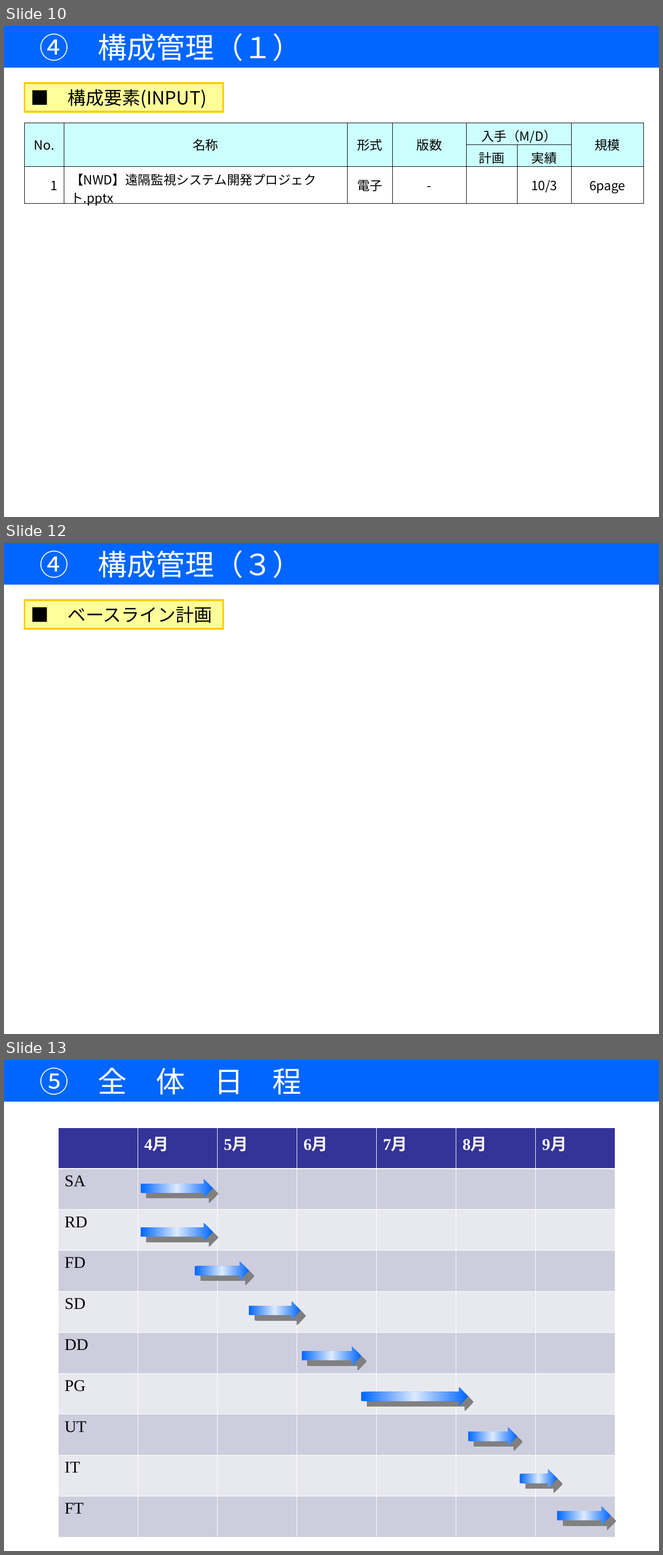
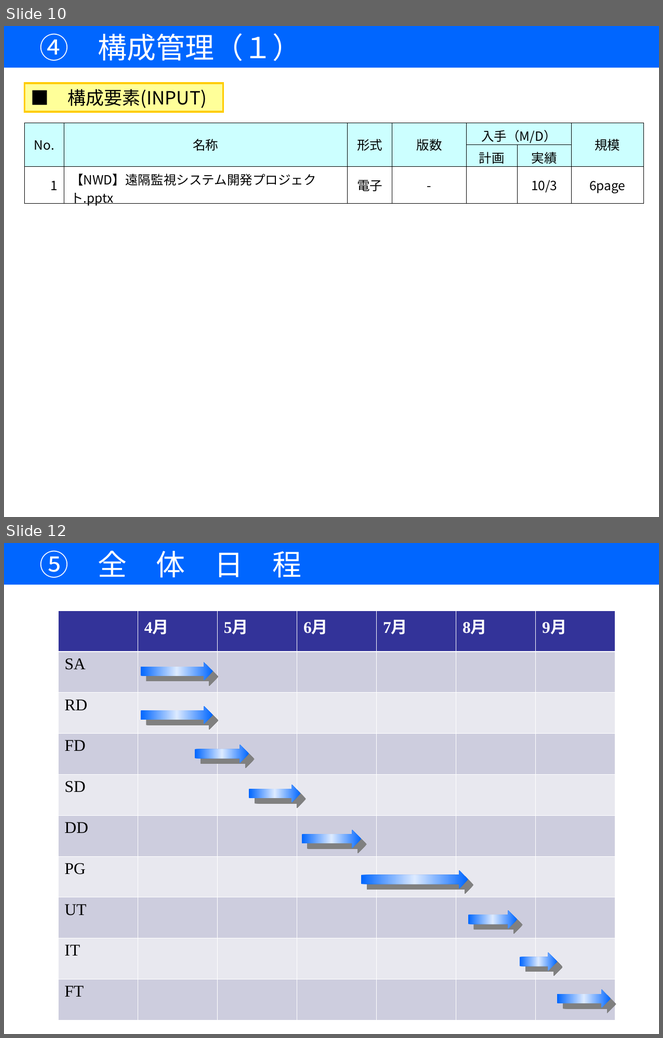
Before and after one commit to 7057547/RemoteMonitoringSystem, a slide deck: DOC/05作成資料/00開発計画書/【遠隔監視システム開発】開発計画書.ppt. Shown one above the other, each under a label of ours: slides 10, 12 and 13 before the commit, slides 10 and 12 after it; the slides between them are not shown. The pictures are 663x1555 and 663x1038 pixels, drawn with LibreOffice and Linux fonts; fonts in the diff are those of the drawing. Boxes give left, top, right and bottom in pixels: in the first picture for what was removed or moved away, otherwise in the second. Text is boxed around its words. In the diff, an @@ line names an element or a change of style, - is before the commit and + after.

```diff
--- a/DOC/05作成資料/00開発計画書/【遠隔監視システム開発】開発計画書.ppt
+++ b/DOC/05作成資料/00開発計画書/【遠隔監視システム開発】開発計画書.ppt
@@ slide 12 removed at [4, 543, 659, 1034], background #FFFFFF @@
@@ rectangle removed at [4, 543, 659, 585] @@
-④ 構成管理（３）
@@ rounded rectangle removed at [24, 601, 223, 629] @@
-■ ベースライン計画
@@ what was slide 13 is now slide 12 @@
```
Also in this commit, not shown: 3 slides changed, 1 other file.
